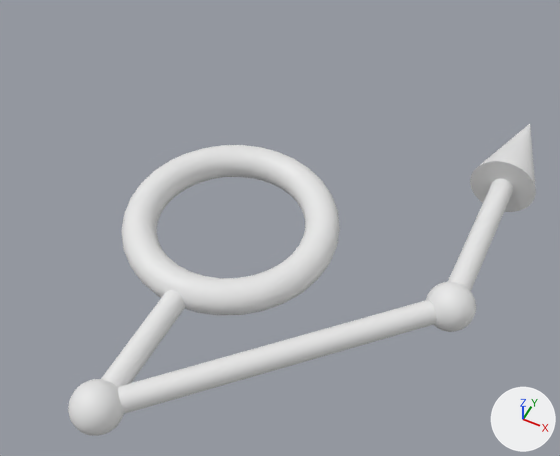
What one commit did to the OBJ model Assets/Modules/Azure/Assets/Arrows/Arrow-034.obj.
Rendered twice from a 50 mm camera at (1.21, -1.95, 2.52) aimed at (0.18, 0.11, -0.05). The axes (+X, +Y, +Z) are drawn at lower right. The lights are the same throughout. Where no turn or scale is listed for an object, it has been applied to the vertices. Vertices at the same position are counted once.

The scene before the commit, as lines of its bpy script (objects in view):
```python
me_arrow_034 = bpy.data.meshes.new('Arrow-034')
me_arrow_034.from_pydata(...)  # 3283 vertices, 3143 faces; spans x -0.47..1.15, y -1.1..1.25, z -0.15..0.15
ob_arrow_034 = bpy.data.objects.new('Arrow-034', me_arrow_034)
ob_arrow_034.location = (0.0, 0.0, 0.0)
```
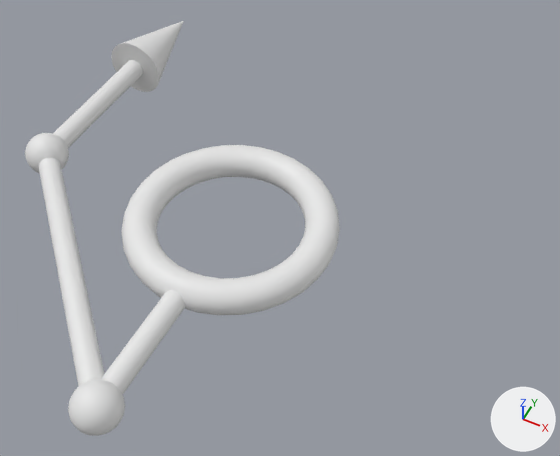
Where the change shows, as pixel boxes (x1, y1, x2, y2) in the pictures (560 x 456 px; the box of a moved part takes in the faces that stretch with it):
'Arrow-034', reshaped (33% narrower, 33% taller)
    before: (68, 124, 536, 436)
    after: (25, 21, 340, 436)
part 1 of me_arrow_034, moved or reshaped
    before: (448, 179, 513, 291)
    after: (53, 60, 143, 148)
part 2 of me_arrow_034, moved or reshaped
    before: (470, 124, 536, 212)
    after: (111, 21, 184, 92)
part 3 of me_arrow_034, added
    after: (25, 133, 69, 173)
part 4 of me_arrow_034, deleted
    before: (426, 281, 476, 332)
part 5 of me_arrow_034, moved or reshaped
    before: (74, 300, 437, 433)
    after: (38, 158, 104, 433)

The change, as a list of edits to the scene's bpy script:
```text
Change me_arrow_034:
    used by ob_arrow_034; location = (0.0, 0.0, 0.0)
    remove me_arrow_034.from_pydata(...)  # 3283 vertices, 3143 faces; spans x -0.47..1.15, y -1.1..1.25, z -0.15..0.15
    add me_arrow_034.from_pydata(...)  # 3282 vertices, 3143 faces; spans x -1.15..0.47, y -1.1..1.25, z -0.15..0.15
    me_arrow_034 part 1: the loose piece of 64 vertices spanning x 0.95..1.05, y 0.0..1.0, z -0.05..0.05 is turned 180 degrees about the y axis through the mesh origin
    me_arrow_034 part 2: the loose piece of 33 vertices spanning x 0.85..1.15, y 0.75..1.25, z -0.15..0.15 is turned 180 degrees about the y axis through the mesh origin
    me_arrow_034 part 3: a new loose piece of 1009 vertices spanning x -1.1..-0.9, y -0.1..0.1, z -0.1..0.1
    me_arrow_034 part 4: the loose piece of 1010 vertices spanning x 0.9..1.1, y -0.1..0.1, z -0.1..0.1 is deleted
    me_arrow_034 part 5
    62 vertices are removed from x -0.04..1.04, y -1.04..0.04, z -0.05..0.05
    106 faces are deleted
    4 vertices move within x -0.02..0.02, y -1.1..-0.9, z 0.0
    36 vertices are added at x -1.04..0.03, y -1.02..0.04, z -0.05..0.05
    26 new vertices lie (1.0, -1.0, 0.0) away from vertices in x -1.04..-0.96, y -0.04..0.04, z -0.05..0.05
    106 new faces join them
```
